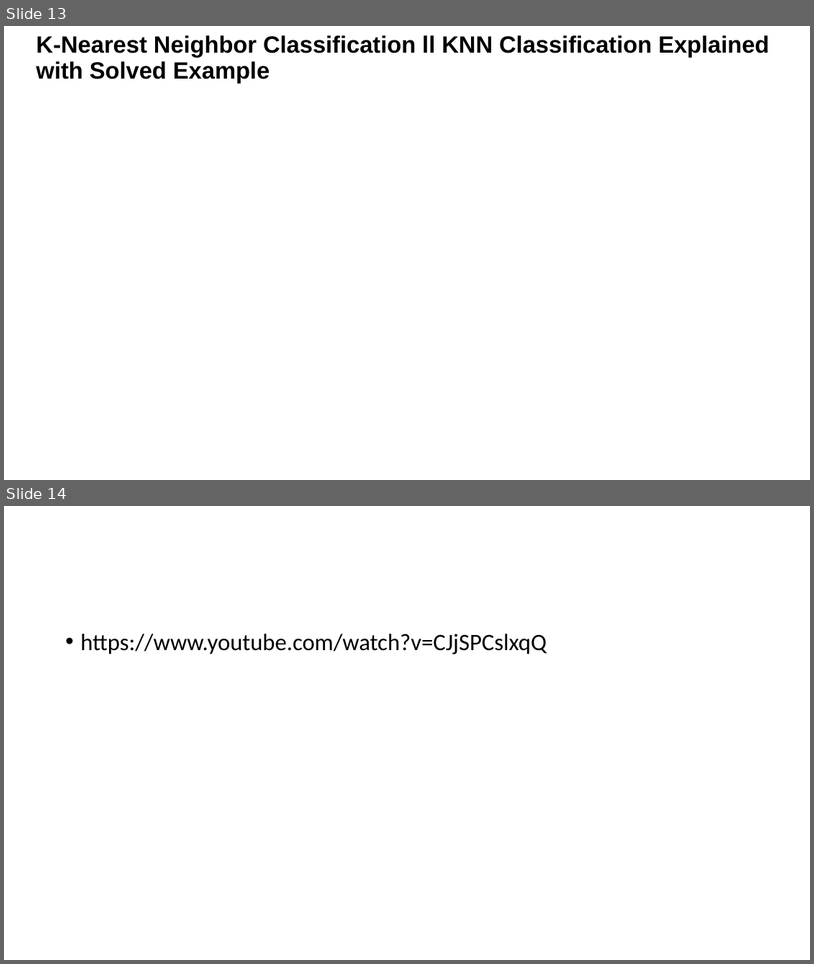
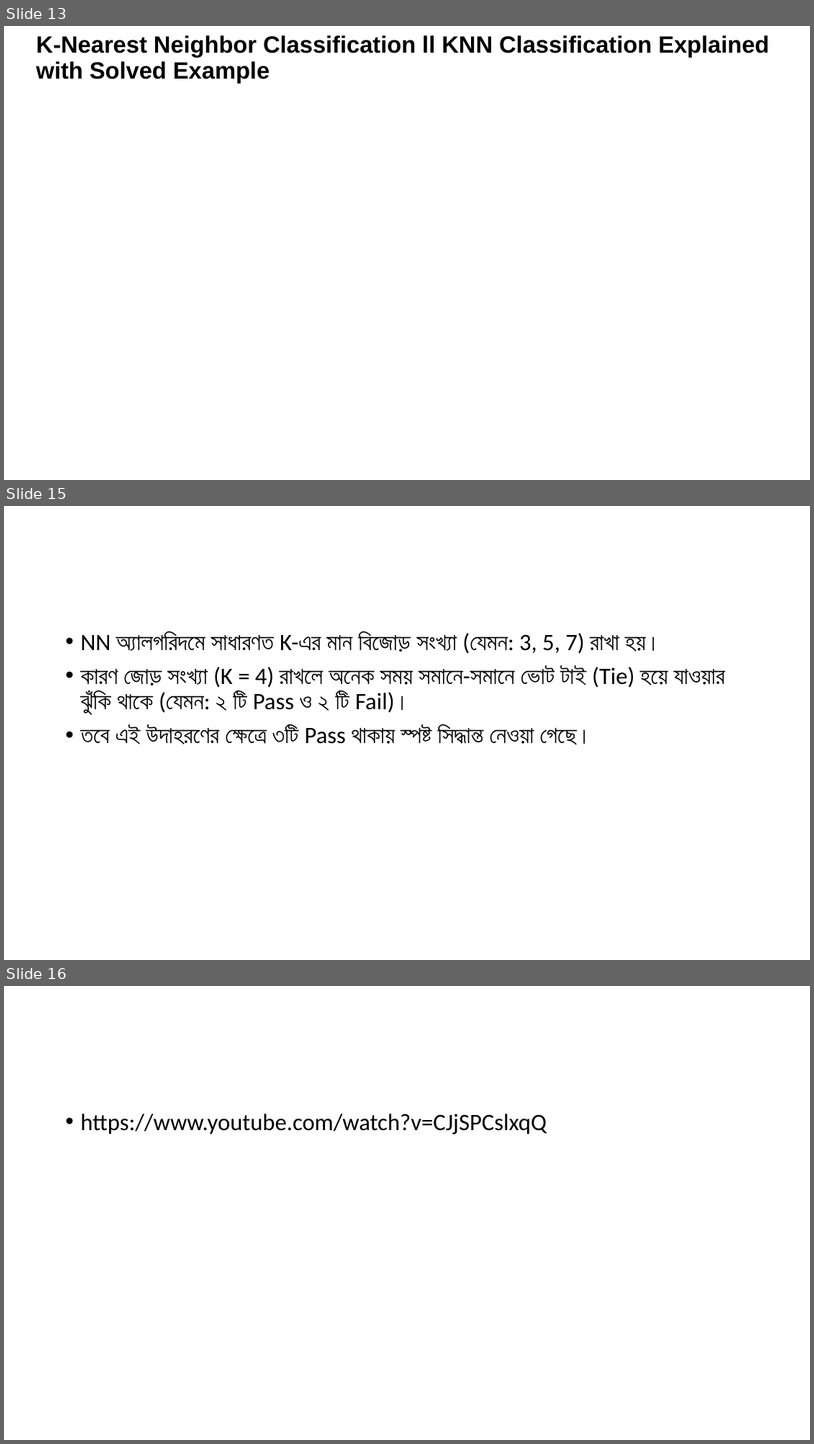
Before and after one commit to SharafatKarim/pstu-cse-academic, a slide deck: Semester 7/algorithm engineering/slides (murad sir)/3.pptx. Shown one above the other, each under a label of ours: slides 13 and 14 before the commit, slides 13, 15 and 16 after it; the slides between them are not shown. The pictures are 814x964 and 814x1444 pixels, drawn with LibreOffice and Linux fonts; fonts in the diff are those of the drawing; background and template pictures are left out. Boxes give left, top, right and bottom in pixels: in the first picture for what was removed or moved away, otherwise in the second. Text is boxed around its words. In the diff, an @@ line names an element or a change of style, - is before the commit and + after.

```diff
--- a/Semester 7/algorithm engineering/slides (murad sir)/3.pptx
+++ b/Semester 7/algorithm engineering/slides (murad sir)/3.pptx
@@ slide 15 added at (4, 506, 810, 960), background #FFFFFF @@
@@ text added at (80, 631, 725, 745), 28 pt, text #000000 @@
+• NN অ্যালগরিদমে সাধারণত K-এর মান বিজোড় সংখ্যা (যেমন: 3, 5, 7) রাখা হয়।
+• কারণ জোড় সংখ্যা (K = 4) রাখলে অনেক সময় সমানে-সমানে ভোট টাই (Tie) হয়ে যাওয়ার ঝুঁকি থাকে (যেমন: ২ টি Pass ও ২ টি Fail)।
+• তবে এই উদাহরণের ক্ষেত্রে ৩টি Pass থাকায় স্পষ্ট সিদ্ধান্ত নেওয়া গেছে।
@@ what was slide 14 is now slide 16 @@
```
Also in this commit, not shown: 5 other slides added.
